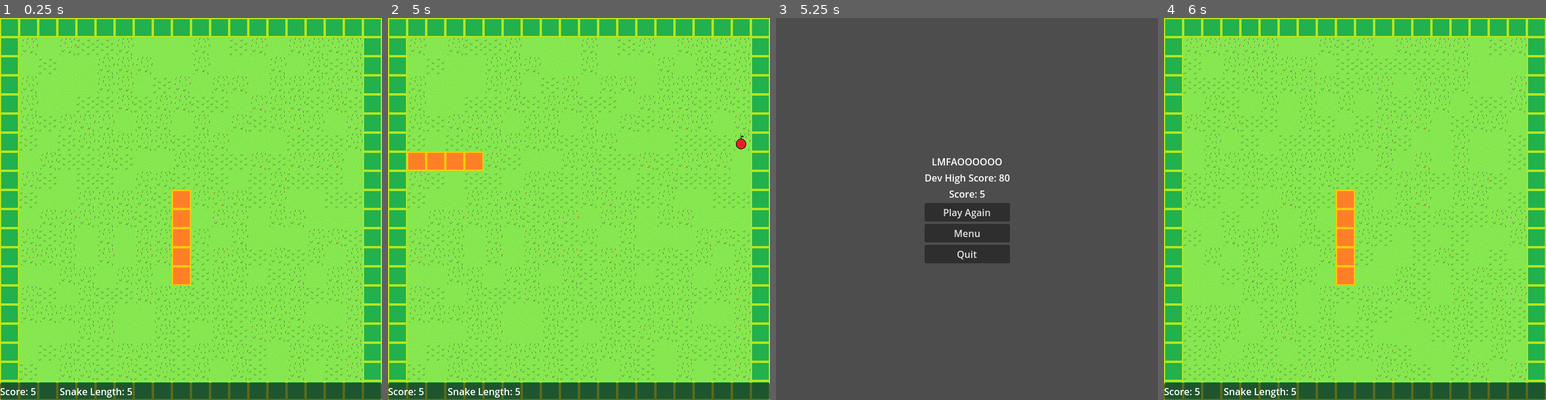
Above: before the commit, frames 1-4 (left to right).
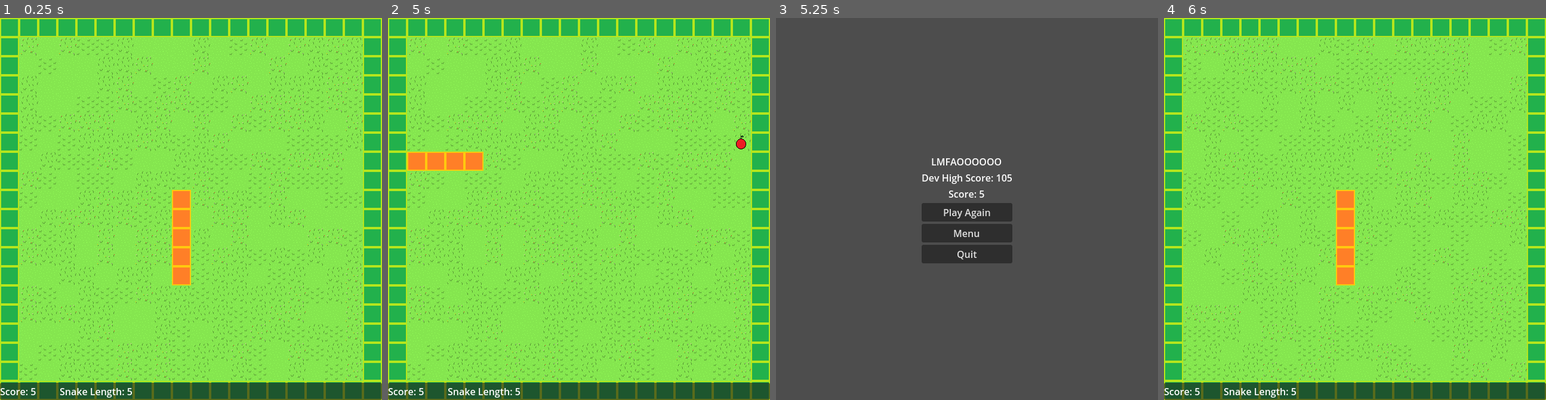
Above: after the commit, the same moments.

Repository: sethbabauta/snake-run
Game: Godot game, scene res://Scenes/classic.tscn
Same seed, same stepped clock (60 frames per second), same inputs: the game is played once before the commit and once after it. This scene is started directly instead of the project's main scene.
Inputs:
- Up to frame 1 (0.25 s): no input
- Up to frame 2 (5 s): tap Enter at 0.5, 2 s; hold D (turn_right) 0.53-1.28 s; hold Shift (drop_item) 0.53-1.28 s; tap Space (use_item) at 1.25, 1.35, 2.75, 2.85, 4.35 s; hold S (turn_down) 1.28-2.03 s; hold D (turn_right) 2.03-2.78 s; hold Shift (drop_item) 2.03-2.78 s; hold W (turn_up) 2.78-3.53 s; hold Shift (drop_item) 3.53-4.28 s; hold A (turn_left) from 3.53 s (still down)
- Up to frame 3 (5.25 s): release A (turn_left) at 5.03 s; hold S (turn_down) from 5.03 s (still down); hold Shift (drop_item) from 5.03 s (still down)
- Up to frame 4 (6 s): release S (turn_down) at 5.75 s; release Shift (drop_item) at 5.75 s; click "Play Again" at 5.75 s

Frames 1-2 are identical in both runs. In frame 3, 0.8% of the frame differs, in the area x 38-62%, y 36-65%; in frame 4, nothing differs.

Commit message:
tidy up gdscript warnings

Diff:
--- a/Scenes/classic_death_screen.tscn
+++ b/Scenes/classic_death_screen.tscn
@@ -39,7 +39,7 @@
 
 [node name="EMPTY" type="Label" parent="MainButtonsContainer"]
 layout_mode = 2
-text = "Dev High Score: 80"
+text = "Dev High Score: 105"
 
 [node name="Score" type="Label" parent="MainButtonsContainer"]
 layout_mode = 2
--- a/Scenes/menu.tscn
+++ b/Scenes/menu.tscn
@@ -33,19 +33,19 @@
 layout_mode = 2
 text = "Classic Snake"
 
+[node name="StartSnake-oMode" type="Button" parent="VBoxContainer"]
+layout_mode = 2
+text = "Snake-o Mode"
+
 [node name="StartDungeon" type="Button" parent="VBoxContainer"]
 layout_mode = 2
 text = "Dungeon Mode"
-
-[node name="StartSnake-oMode" type="Button" parent="VBoxContainer"]
-layout_mode = 2
-text = "Snake-o Mode"
 
 [node name="Quit" type="Button" parent="VBoxContainer"]
 layout_mode = 2
 text = "Quit"
 
 [connection signal="pressed" from="VBoxContainer/StartClassic" to="." method="_on_start_classic_pressed"]
+[connection signal="pressed" from="VBoxContainer/StartSnake-oMode" to="." method="_on_start_snakeo_pressed"]
 [connection signal="pressed" from="VBoxContainer/StartDungeon" to="." method="_on_start_dungeon_pressed"]
-[connection signal="pressed" from="VBoxContainer/StartSnake-oMode" to="." method="_on_start_snakeo_pressed"]
 [connection signal="pressed" from="VBoxContainer/Quit" to="." method="_on_quit_pressed"]
--- a/Scenes/snakeo_death_screen.tscn
+++ b/Scenes/snakeo_death_screen.tscn
@@ -35,7 +35,7 @@
 
 [node name="EMPTY" type="Label" parent="ButtonsContainer"]
 layout_mode = 2
-text = "Dev High Score: 175"
+text = "Dev High Score: 193"
 
 [node name="Score" type="Label" parent="ButtonsContainer"]
 layout_mode = 2
--- a/Scripts/components.gd
+++ b/Scripts/components.gd
@@ -147,15 +147,15 @@
 
 	func _spawn_objects() -> void:
 		names_of_objects = names_as_string.split(",")
-		for name in names_of_objects:
-			self.game_object.main_node.spawn_and_place_object(name)
+		for names_of_object in names_of_objects:
+			self.game_object.main_node.spawn_and_place_object(names_of_object)
 
 
 class Debugger extends Component:
 
 
 	func fire_event(event: Event) -> Event:
-		var to_print: String = "Debugger Component"
+		#var to_print: String = "Debugger Component"
 		#print(to_print)
 
 		return event
@@ -166,22 +166,22 @@
 
 	func fire_event(event: Event) -> Event:
 		if event.id == "Eat":
-			self._feed_delicious(event)
-
-		return event
-
-
-	func _feed_delicious(event: Event) -> void:
+			self._feed_delicious()
+
+		return event
+
+
+	func _feed_delicious() -> void:
 		ScoreKeeper.add_to_score(1)
 
 
 class DungeonEntrance extends Component:
 
 
-	func _init(name: String, game_object: GameObject = null) -> void:
-		super(name, game_object)
+	func _init(p_name: String, p_game_object: GameObject = null) -> void:
+		super(p_name, p_game_object)
 		self.game_object.factory_from.subscribe(
-				game_object, "dungeon_entrance"
+				p_game_object, "dungeon_entrance"
 		)
 
 
@@ -384,8 +384,8 @@
 	var physics_body_node: PhysicsObject
 
 
-	func _init(name: String, game_object: GameObject = null) -> void:
-		super(name, game_object)
+	func _init(p_name: String, p_game_object: GameObject = null) -> void:
+		super(p_name, p_game_object)
 		self.physics_body_node = self.physics_body_scene.instantiate()
 
 
@@ -448,10 +448,10 @@
 	var has_moved: bool = true
 
 
-	func _init(name: String, game_object: GameObject = null) -> void:
-		super(name, game_object)
+	func _init(p_name: String, p_game_object: GameObject = null) -> void:
+		super(p_name, p_game_object)
 		self.game_object.factory_from.subscribe(
-				game_object, "player_controlled"
+				p_game_object, "player_controlled"
 		)
 
 
@@ -635,14 +635,14 @@
 
 
 	static func connect_bodies(
-			next_body: GameObject,
-			prev_body: GameObject,
+			new_next_body: GameObject,
+			new_prev_body: GameObject,
 	) -> void:
-		var next_body_snakebody: SnakeBody = next_body.components.get("SnakeBody")
-		var prev_body_snakebody: SnakeBody = prev_body.components.get("SnakeBody")
+		var next_body_snakebody: SnakeBody = new_next_body.components.get("SnakeBody")
+		var prev_body_snakebody: SnakeBody = new_prev_body.components.get("SnakeBody")
 		if next_body_snakebody and prev_body_snakebody:
-			next_body_snakebody.prev_body = prev_body
-			prev_body_snakebody.next_body = next_body
+			next_body_snakebody.prev_body = new_prev_body
+			prev_body_snakebody.next_body = new_next_body
 
 
 	func get_length_from_here() -> int:
--- a/Scripts/game_engine.gd
+++ b/Scripts/game_engine.gd
@@ -12,9 +12,9 @@
 	var initial_parameters: Dictionary
 
 
-	func _init(name: String, game_object: GameObject = null) -> void:
-		self.name = name
-		self.game_object = game_object
+	func _init(p_name: String, p_game_object: GameObject = null) -> void:
+		self.name = p_name
+		self.game_object = p_game_object
 
 
 	func first_time_setup() -> void:
@@ -56,9 +56,9 @@
 	var unique_id: int
 
 
-	func _init(id: String = "NoID", parameters: Dictionary = {}) -> void:
-		self.id = id
-		self.parameters = parameters
+	func _init(p_id: String = "NoID", p_parameters: Dictionary = {}) -> void:
+		self.id = p_id
+		self.parameters = p_parameters
 		self.parameters["after_effects"] = []
 		self.unique_id = Utils.rng.randi_range(1, 10000)
 
@@ -91,9 +91,9 @@
 	var event: Event
 
 
-	func _init(target: GameObject, event: Event) -> void:
-		self.target = target
-		self.event = event
+	func _init(p_target: GameObject, p_event: Event) -> void:
+		self.target = p_target
+		self.event = p_event
 
 
 class GameObject:
@@ -109,15 +109,15 @@
 
 
 	func _init(
-			name: String = "NoName",
-			main_node: Node = null,
-			components: Dictionary = {},
-			physics_body = null,
-	) -> void:
-		self.name = name
-		self.main_node = main_node
-		self.components = components
-		self.physics_body = physics_body
+			p_name: String = "NoName",
+			p_main_node: Node = null,
+			p_components: Dictionary = {},
+			p_physics_body = null,
+	) -> void:
+		self.name = p_name
+		self.main_node = p_main_node
+		self.components = p_components
+		self.physics_body = p_physics_body
 		self.unique_id = Utils.rng.randi_range(1, 10000)
 
 
@@ -228,18 +228,18 @@
 
 
 	func _get_inherited_components(
-			blueprint: Dictionary,
-			blueprints: Dictionary,
+			child_blueprint: Dictionary,
+			unformatted_blueprints: Dictionary,
 	) -> Dictionary:
-		var blueprint_to_inherit: String = blueprint["parameters"].get("Inherits")
+		var blueprint_to_inherit: String = child_blueprint["parameters"].get("Inherits")
 		assert(
-			blueprints.has(blueprint_to_inherit),
+			unformatted_blueprints.has(blueprint_to_inherit),
 			"Blueprint Inheritence error: Inherited blueprint not found."
 		)
 
-		var new_blueprint: Dictionary = blueprint.duplicate(true)
+		var new_blueprint: Dictionary = child_blueprint.duplicate(true)
 		new_blueprint["components"] = (
-				blueprints
+				unformatted_blueprints
 				.get(blueprint_to_inherit)
 				.get("components")
 				.duplicate(true)
@@ -248,7 +248,7 @@
 		return new_blueprint
 
 
-	func _format_blueprint(parser: XMLParser, blueprints: Dictionary) -> Dictionary:
+	func _format_blueprint(parser: XMLParser, unformatted_blueprints: Dictionary) -> Dictionary:
 		const MAX_LOOPS = 1000
 
 		var blueprint: Dictionary = {
@@ -259,7 +259,7 @@
 		blueprint["parameters"] = blueprint_parameters
 
 		if blueprint["parameters"].has("Inherits"):
-			blueprint = self._get_inherited_components(blueprint, blueprints)
+			blueprint = self._get_inherited_components(blueprint, unformatted_blueprints)
 
 		parser.read()
 		var node_name: String = parser.get_node_name()
@@ -311,7 +311,7 @@
 			},
 		}
 		"""
-		var blueprints: Dictionary = {}
+		var loaded_blueprints: Dictionary = {}
 		var parser: XMLParser = XMLParser.new()
 		parser.open(Settings.BLUEPRINTS_PATH)
 
@@ -323,13 +323,13 @@
 			)
 
 			var formatted_blueprint: Dictionary = (
-					self._format_blueprint(parser, blueprints)
+					self._format_blueprint(parser, loaded_blueprints)
 			)
 			var blueprint_name: String = formatted_blueprint["parameters"]["Name"]
 
-			blueprints[blueprint_name] = formatted_blueprint
-
-		return blueprints
+			loaded_blueprints[blueprint_name] = formatted_blueprint
+
+		return loaded_blueprints
 
 
 	func _add_components_from_blueprint(
--- a/Scripts/main.gd
+++ b/Scripts/main.gd
@@ -210,22 +210,20 @@
 	return found_game_object
 
 
-func get_game_objects_of_name(name: String) -> Array:
+func get_game_objects_of_name(search_name: String) -> Array:
 	var visible_game_objects: Array = get_visible_game_objects()
 	var found_game_objects: Array = []
 	if not visible_game_objects:
 		return found_game_objects
 
 	for object in visible_game_objects:
-		if object.name == name:
+		if object.name == search_name:
 			found_game_objects.append(object)
 
 	return found_game_objects
 
 
 func get_random_valid_world_position() -> Vector2:
-	var taken_positions: Array = get_taken_positions()
-
 	var position:= Vector2.ONE
 
 	for try_count in range(1000):
@@ -239,8 +237,8 @@
 func get_random_world_position() -> Vector2:
 	var rng:= RandomNumberGenerator.new()
 	var position:= Vector2(
-			rng.randi_range(0, self.max_simple_size.x-1),
-			rng.randi_range(0, self.max_simple_size.y-1),
+			rng.randi_range(0, self.max_simple_size.x - 1.0),
+			rng.randi_range(0, self.max_simple_size.y - 1.0),
 	)
 	var camera_offset: Vector2 = Utils.convert_world_to_simple_coordinates(self.follow_camera.global_position) - Vector2(10, 10)
 	position += camera_offset
--- a/Scripts/main_ui.gd
+++ b/Scripts/main_ui.gd
@@ -19,7 +19,7 @@
 
 
 
-func _physics_process(delta: float) -> void:
+func _physics_process(_delta: float) -> void:
 	if powerup_1_timer:
 		var time_left = str(ceil(powerup_1_timer.get_time_left()))
 		if powerup_1_timer.is_stopped():
--- a/Scripts/move_timer.gd
+++ b/Scripts/move_timer.gd
@@ -47,9 +47,9 @@
 	var current_time_elapsed: float = 0.0
 	var speed_number: int
 
-	func _init(interval_time: float, speed_number: int) -> void:
-		self.interval_time = interval_time
-		self.speed_number = speed_number
+	func _init(p_interval_time: float, p_speed_number: int) -> void:
+		interval_time = p_interval_time
+		speed_number = p_speed_number
 
 
 	func increment_interval(delta_time: float) -> bool:
--- a/Scripts/score_keeper.gd
+++ b/Scripts/score_keeper.gd
@@ -6,15 +6,15 @@
 
 
 func add_to_score(amount: int) -> void:
-	self.score += amount
-	SCORE_CHANGED.emit(self.score)
+	score += amount
+	SCORE_CHANGED.emit(score)
 
 
 func reset_score() -> void:
-	self.score = 0
-	SCORE_CHANGED.emit(self.score)
+	score = 0
+	SCORE_CHANGED.emit(score)
 
 
-func set_score(score: int) -> void:
-	self.score = score
-	SCORE_CHANGED.emit(self.score)
+func set_score(new_score: int) -> void:
+	score = new_score
+	SCORE_CHANGED.emit(score)
--- a/Scripts/utils.gd
+++ b/Scripts/utils.gd
@@ -7,7 +7,7 @@
 func convert_simple_to_world_coordinates(coordinates: Vector2) -> Vector2:
 	var new_coordinates: Vector2 = (
 			(coordinates.round() * Settings.BASE_MOVE_SPEED)
-			+ (Vector2.ONE * (Settings.BASE_MOVE_SPEED / 2))
+			+ (Vector2.ONE * (Settings.BASE_MOVE_SPEED / 2.0))
 	)
 
 	return new_coordinates
@@ -15,7 +15,7 @@
 
 func convert_world_to_simple_coordinates(coordinates: Vector2) -> Vector2:
 	var new_coordinates:= (
-			(coordinates.round() - (Vector2.ONE * (Settings.BASE_MOVE_SPEED / 2)))
+			(coordinates.round() - (Vector2.ONE * (Settings.BASE_MOVE_SPEED / 2.0)))
 			.snapped(Vector2.ONE * Settings.BASE_MOVE_SPEED) / Settings.BASE_MOVE_SPEED
 	)
 
@@ -23,8 +23,8 @@
 
 
 func get_farthest_direction(vector_from: Vector2, vector_to: Vector2) -> String:
-	var x_difference: int = vector_to.x - vector_from.x
-	var y_difference: int = vector_to.y - vector_from.y
+	var x_difference: float = vector_to.x - vector_from.x
+	var y_difference: float = vector_to.y - vector_from.y
 	if abs(x_difference) > abs(y_difference):
 		if x_difference > 0:
 			return "E"
